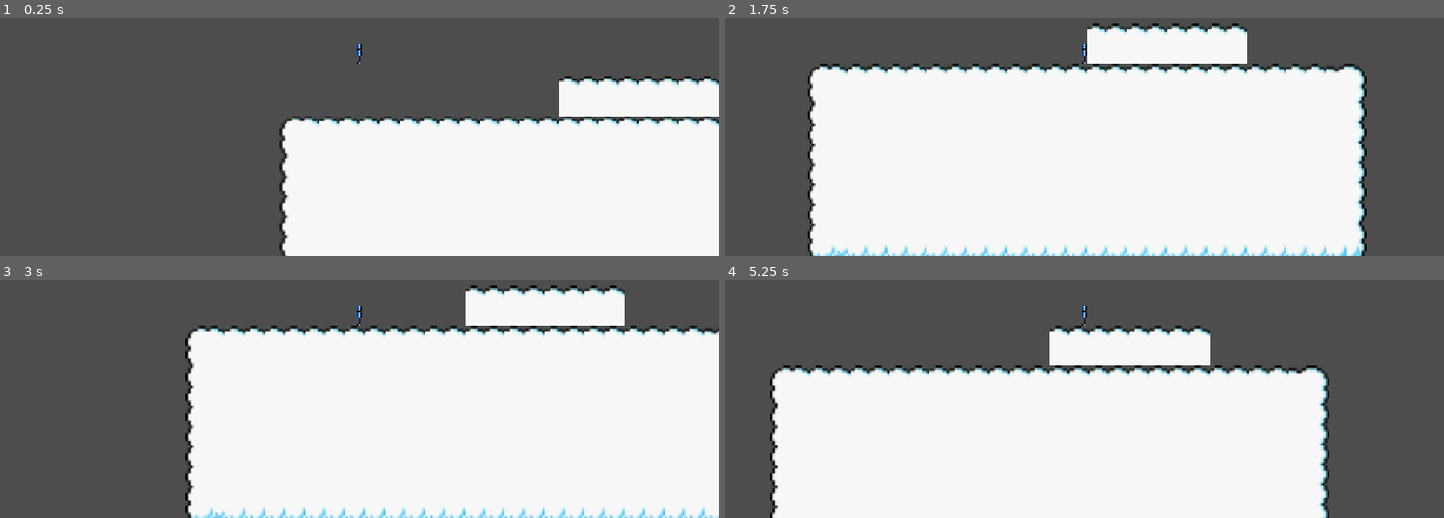
Above: before the commit, frames 1-4 (two rows, left to right).
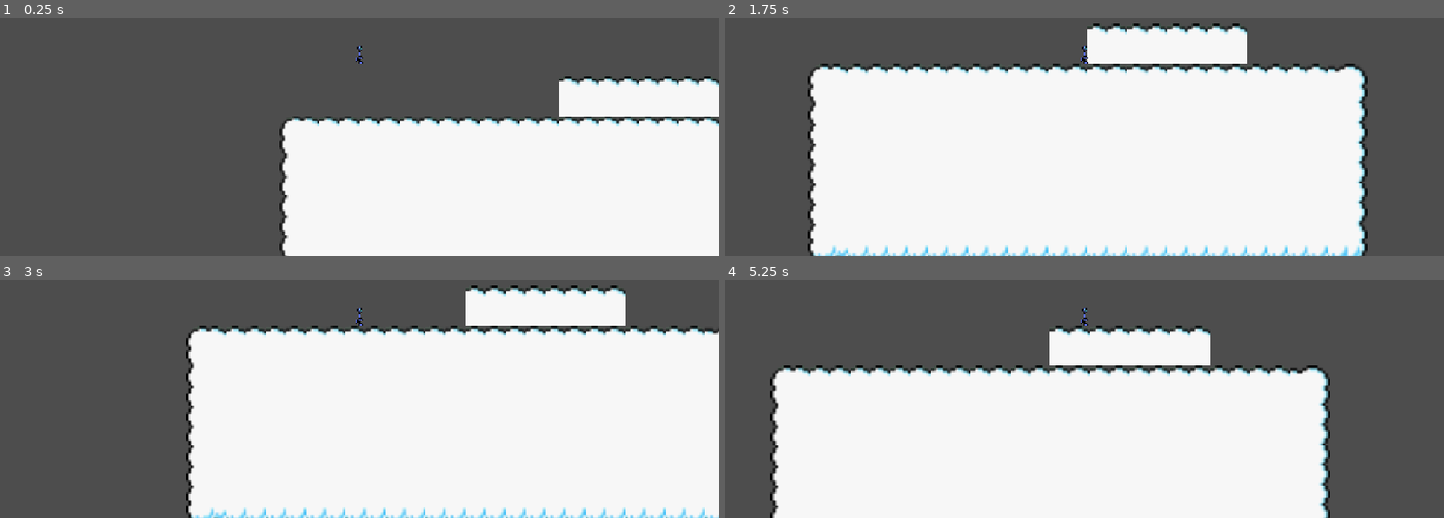
Above: after the commit, the same moments.

Repository: Milo-Griffiths/GameJam-Time
Game: Godot game, scene res://scenes/main.tscn
The game is run twice, just before and just after one commit, with the same random seed, the same clock (stepped at 60 frames per second) and the same inputs. The engine's default icon, where the game draws it, is replaced by a stand-in: a white triangle on a blue panel in a dark square.
Inputs:
- Up to frame 1 (0.25 s): no input
- Up to frame 2 (1.75 s): hold Right (right) from 0.53 s (still down); tap Up (up) at 0.77, 1.52 s
- Up to frame 3 (3 s): tap Enter at 2 s; release Right (right) at 2.03 s; hold A (left) 2.03-2.78 s; hold Right (right) from 2.78 s (still down)
- Up to frame 4 (5.25 s): tap Up (up) at 3.02, 3.77, 4.52 s; release Right (right) at 4.28 s; hold A (left) 4.28-5.03 s; hold Right (right) from 5.03 s (still down)

The runs differ from the first frame. In frame 1, less than 0.1% of the frame differs, in the area x 49-51%, y 10-20%; in frame 2, 2.0%, in the area x 11-90%, y 2-100%; in frame 3, 1.6%; in frame 4, 1.3%.

Commit message:
Added an incredible walking animation

Diff:
--- a/scenes/player.tscn
+++ b/scenes/player.tscn
@@ -2,7 +2,44 @@
 
 [ext_resource type="Texture2D" uid="uid://rx6shysrh1ml" path="res://icon.svg" id="1_3vyb7"]
 [ext_resource type="Script" uid="uid://dsw5u2roqe50o" path="res://assets/scripts/player.gd" id="1_g2els"]
+[ext_resource type="Texture2D" uid="uid://d0yop6wun04c1" path="res://assets/player/Blue Robot Walking Sprite Sheet.png" id="2_smehm"]
 [ext_resource type="Texture2D" uid="uid://vt86c51c1lvr" path="res://assets/player/player.png" id="3_qhqgy"]
+[ext_resource type="Texture2D" uid="uid://ung2jljjxf80" path="res://assets/player/awful/IncredibleWalker1.png" id="3_ur7pv"]
+[ext_resource type="Texture2D" uid="uid://du8pfsovnyj8l" path="res://assets/player/awful/IncredibleWalker2.png" id="4_y4r1p"]
+[ext_resource type="Texture2D" uid="uid://chfficgimbvpn" path="res://assets/player/awful/IncredibleWalker3.png" id="5_d2wvv"]
+[ext_resource type="Texture2D" uid="uid://cgjyf8ump1jld" path="res://assets/player/awful/IncredibleWalker4.png" id="6_3v2ag"]
+
+[sub_resource type="AtlasTexture" id="AtlasTexture_i4ail"]
+atlas = ExtResource("2_smehm")
+region = Rect2(0, 0, 443, 443)
+
+[sub_resource type="AtlasTexture" id="AtlasTexture_a38lo"]
+atlas = ExtResource("2_smehm")
+region = Rect2(443, 0, 443, 443)
+
+[sub_resource type="AtlasTexture" id="AtlasTexture_4ni07"]
+atlas = ExtResource("2_smehm")
+region = Rect2(886, 0, 443, 443)
+
+[sub_resource type="AtlasTexture" id="AtlasTexture_l71n6"]
+atlas = ExtResource("2_smehm")
+region = Rect2(1329, 0, 443, 443)
+
+[sub_resource type="AtlasTexture" id="AtlasTexture_ke2ow"]
+atlas = ExtResource("2_smehm")
+region = Rect2(0, 443, 443, 443)
+
+[sub_resource type="AtlasTexture" id="AtlasTexture_ujl30"]
+atlas = ExtResource("2_smehm")
+region = Rect2(443, 443, 443, 443)
+
+[sub_resource type="AtlasTexture" id="AtlasTexture_31cv2"]
+atlas = ExtResource("2_smehm")
+region = Rect2(886, 443, 443, 443)
+
+[sub_resource type="AtlasTexture" id="AtlasTexture_pf23h"]
+atlas = ExtResource("2_smehm")
+region = Rect2(1329, 443, 443, 443)
 
 [sub_resource type="AtlasTexture" id="AtlasTexture_g2els"]
 atlas = ExtResource("1_3vyb7")
@@ -84,6 +121,52 @@
 animations = [{
 "frames": [{
 "duration": 1.0,
+"texture": SubResource("AtlasTexture_i4ail")
+}, {
+"duration": 1.0,
+"texture": SubResource("AtlasTexture_a38lo")
+}, {
+"duration": 1.0,
+"texture": SubResource("AtlasTexture_4ni07")
+}, {
+"duration": 1.0,
+"texture": SubResource("AtlasTexture_l71n6")
+}, {
+"duration": 1.0,
+"texture": SubResource("AtlasTexture_ke2ow")
+}, {
+"duration": 1.0,
+"texture": SubResource("AtlasTexture_ujl30")
+}, {
+"duration": 1.0,
+"texture": SubResource("AtlasTexture_31cv2")
+}, {
+"duration": 1.0,
+"texture": SubResource("AtlasTexture_pf23h")
+}],
+"loop": 1,
+"name": &"ai_walking",
+"speed": 10.0
+}, {
+"frames": [{
+"duration": 1.0,
+"texture": ExtResource("3_ur7pv")
+}, {
+"duration": 1.0,
+"texture": ExtResource("4_y4r1p")
+}, {
+"duration": 1.0,
+"texture": ExtResource("5_d2wvv")
+}, {
+"duration": 1.0,
+"texture": ExtResource("6_3v2ag")
+}],
+"loop": 1,
+"name": &"awful",
+"speed": 5.0
+}, {
+"frames": [{
+"duration": 1.0,
 "texture": SubResource("AtlasTexture_g2els")
 }, {
 "duration": 1.0,
@@ -147,11 +230,11 @@
 }],
 "loop": 2,
 "name": &"walking",
-"speed": 5.0
+"speed": 10.0
 }]
 
 [sub_resource type="RectangleShape2D" id="RectangleShape2D_t1b08"]
-size = Vector2(9, 32)
+size = Vector2(9, 30)
 
 [node name="player" type="CharacterBody2D" unique_id=1097559639]
 collision_layer = 2
@@ -160,11 +243,11 @@
 [node name="AnimatedSprite2D" type="AnimatedSprite2D" parent="." unique_id=652721386]
 texture_filter = 1
 sprite_frames = SubResource("SpriteFrames_t1b08")
-animation = &"walking"
-frame_progress = 0.40088877
+animation = &"awful"
+frame_progress = 0.30166978
 
 [node name="CollisionShape2D" type="CollisionShape2D" parent="." unique_id=490317715]
-position = Vector2(-0.5, 0)
+position = Vector2(0.5, 1)
 shape = SubResource("RectangleShape2D_t1b08")
 
 [node name="Camera2D" type="Camera2D" parent="." unique_id=980265435]
Binary file added: assets/player/Blue Robot Walking Sprite Sheet.png
Not shown, added: assets/player/Blue Robot Walking Sprite Sheet.png.import
Binary file added: assets/player/awful/IncredibleWalker1.png
Not shown, added: assets/player/awful/IncredibleWalker1.png.import
Binary file added: assets/player/awful/IncredibleWalker2.png
Not shown, added: assets/player/awful/IncredibleWalker2.png.import
Binary file added: assets/player/awful/IncredibleWalker3.png
Not shown, added: assets/player/awful/IncredibleWalker3.png.import
Binary file added: assets/player/awful/IncredibleWalker4.png
Not shown, added: assets/player/awful/IncredibleWalker4.png.import
